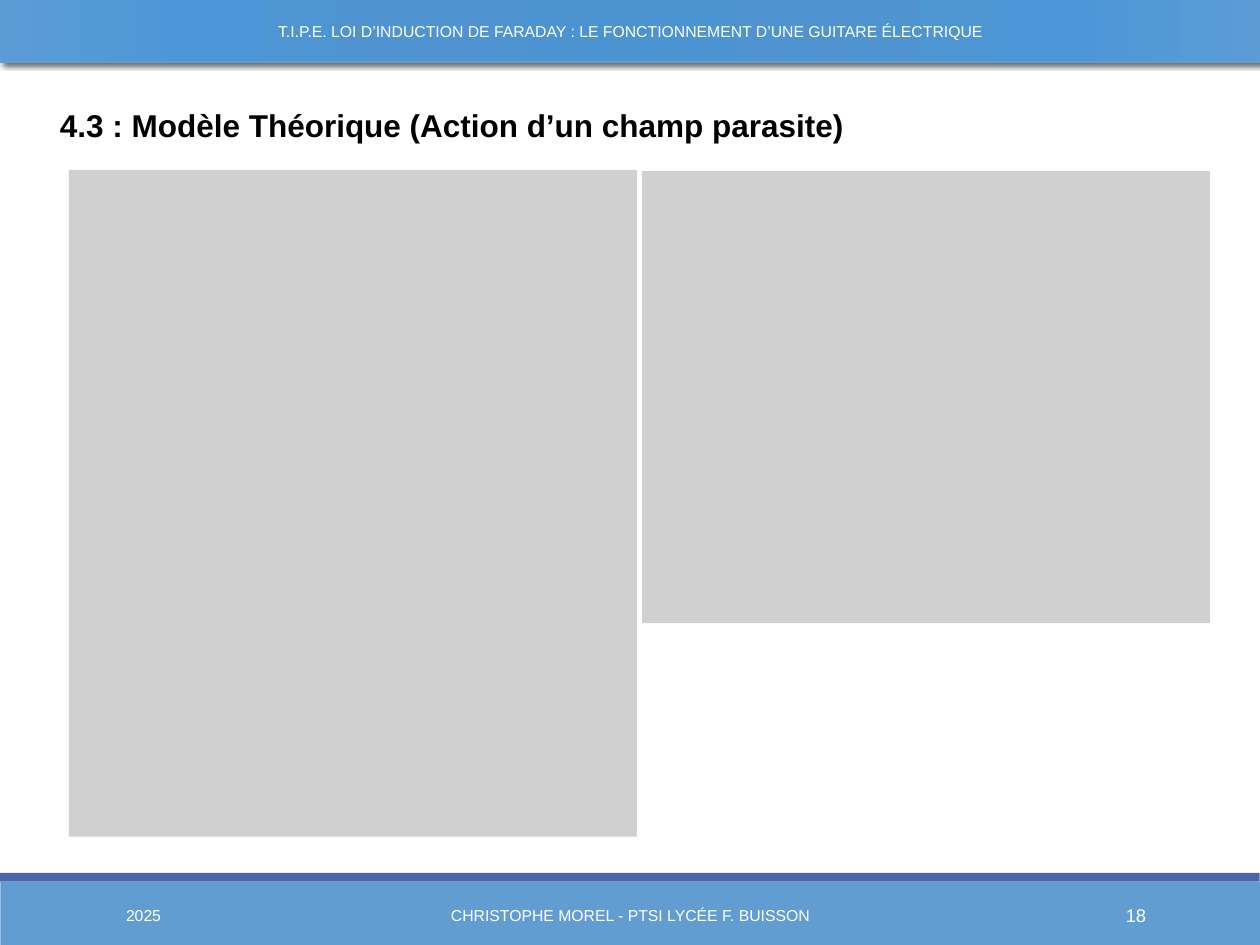
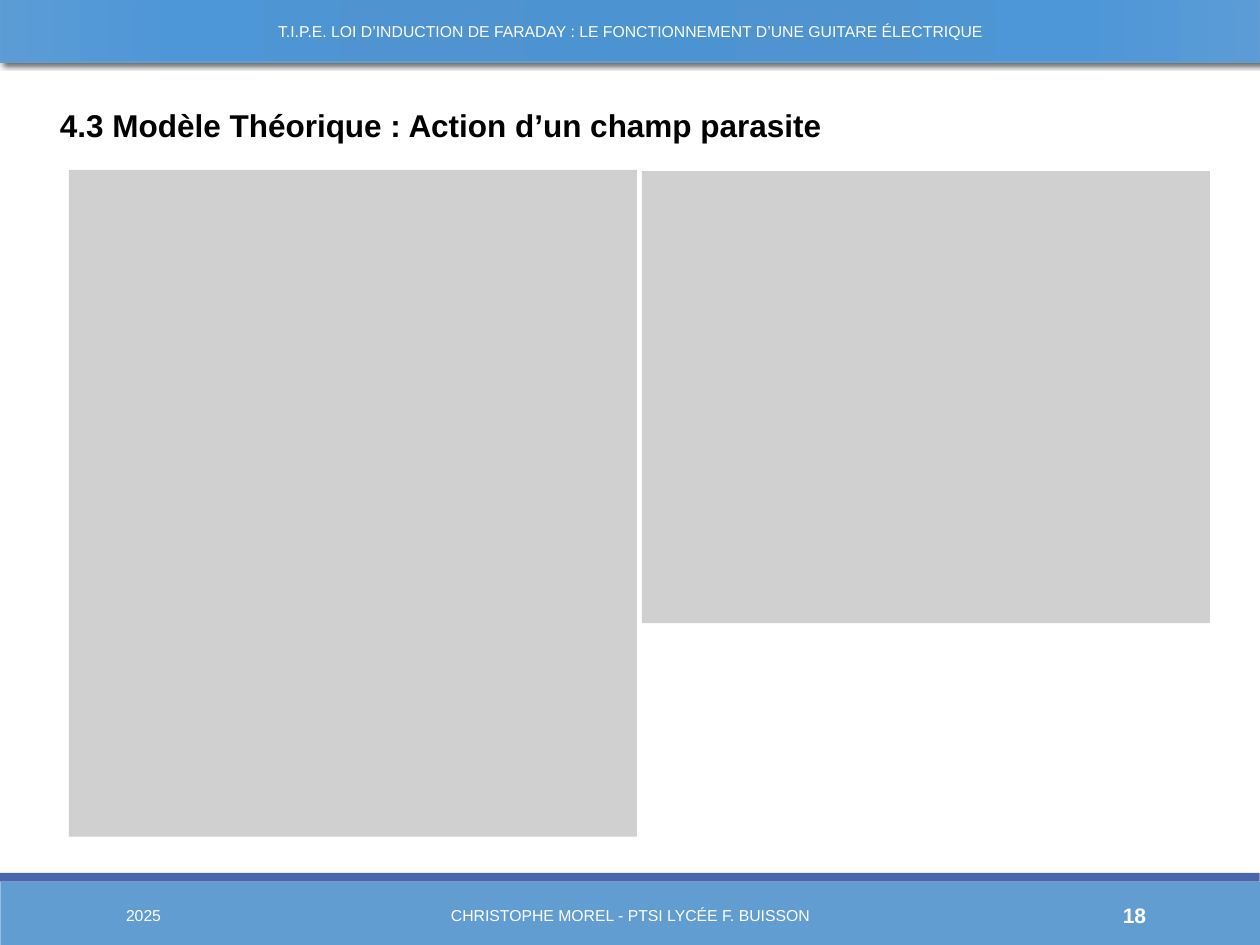
Before and after one commit to Chrismorel7/TIPE---Micro_guitare_elec, a slide deck: slide 18 of Views/Novembre.pptx. Drawn at 1260x945 pixels with LibreOffice and Linux fonts; fonts in the diff are those of the drawing; grey boxes stand for pictures. Boxes give left, top, right and bottom in pixels: in the first picture for what was removed or moved away, otherwise in the second. Text is boxed around its words. In the diff, an @@ line names an element or a change of style, - is before the commit and + after.

```diff
--- a/Views/Novembre.pptx
+++ b/Views/Novembre.pptx
@@ text at (60, 114, 821, 143): text changed @@
-4.3 : Modèle Théorique (Action d’un champ parasite)
+4.3 Modèle Théorique : Action d’un champ parasite
@@ page number at (1123, 908, 1146, 923): size 10.5 to 12 pt, bold on @@
```
Also in this commit, not shown: 18 other slides changed, 2 slides added, 1 slide removed, 16 other files.
